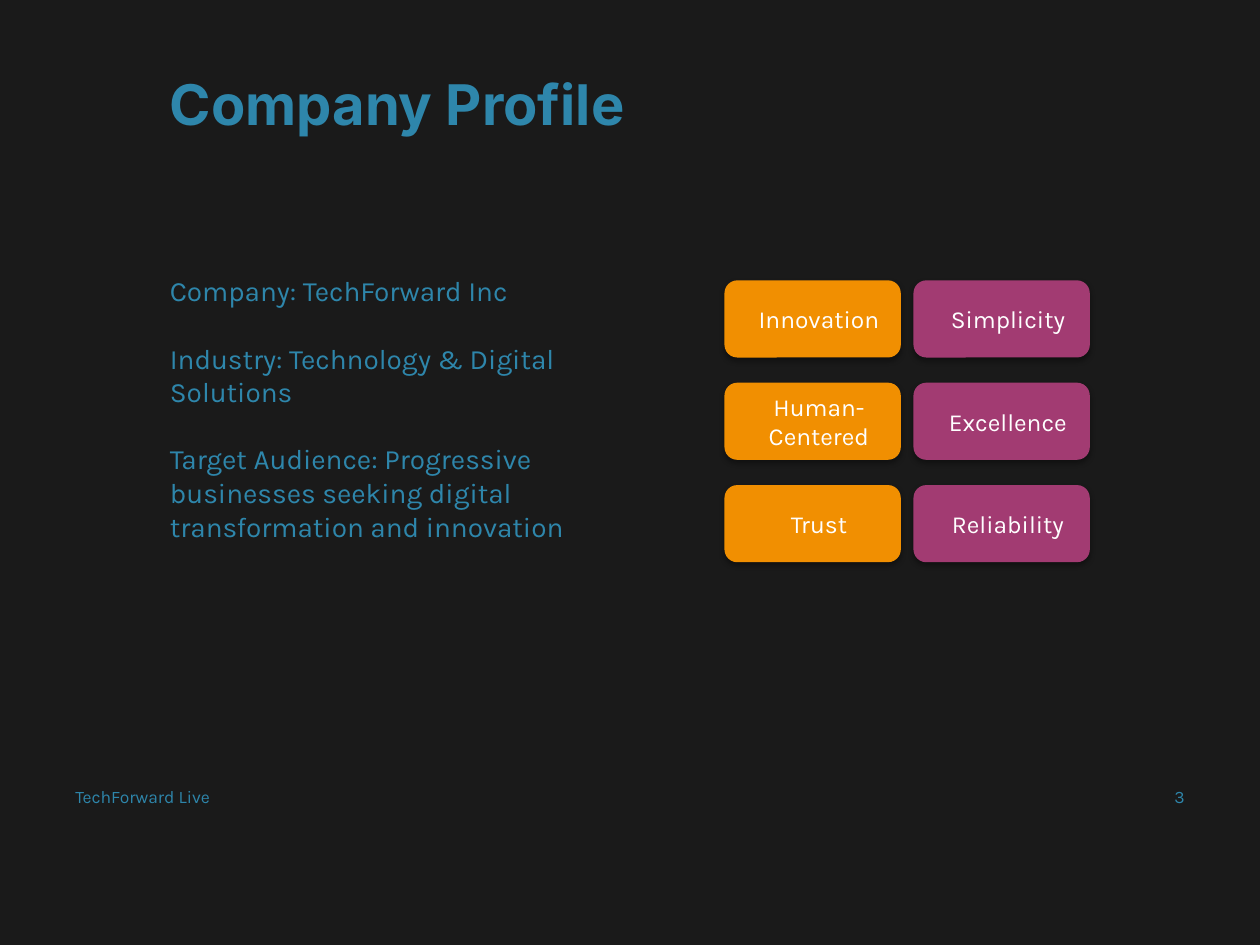
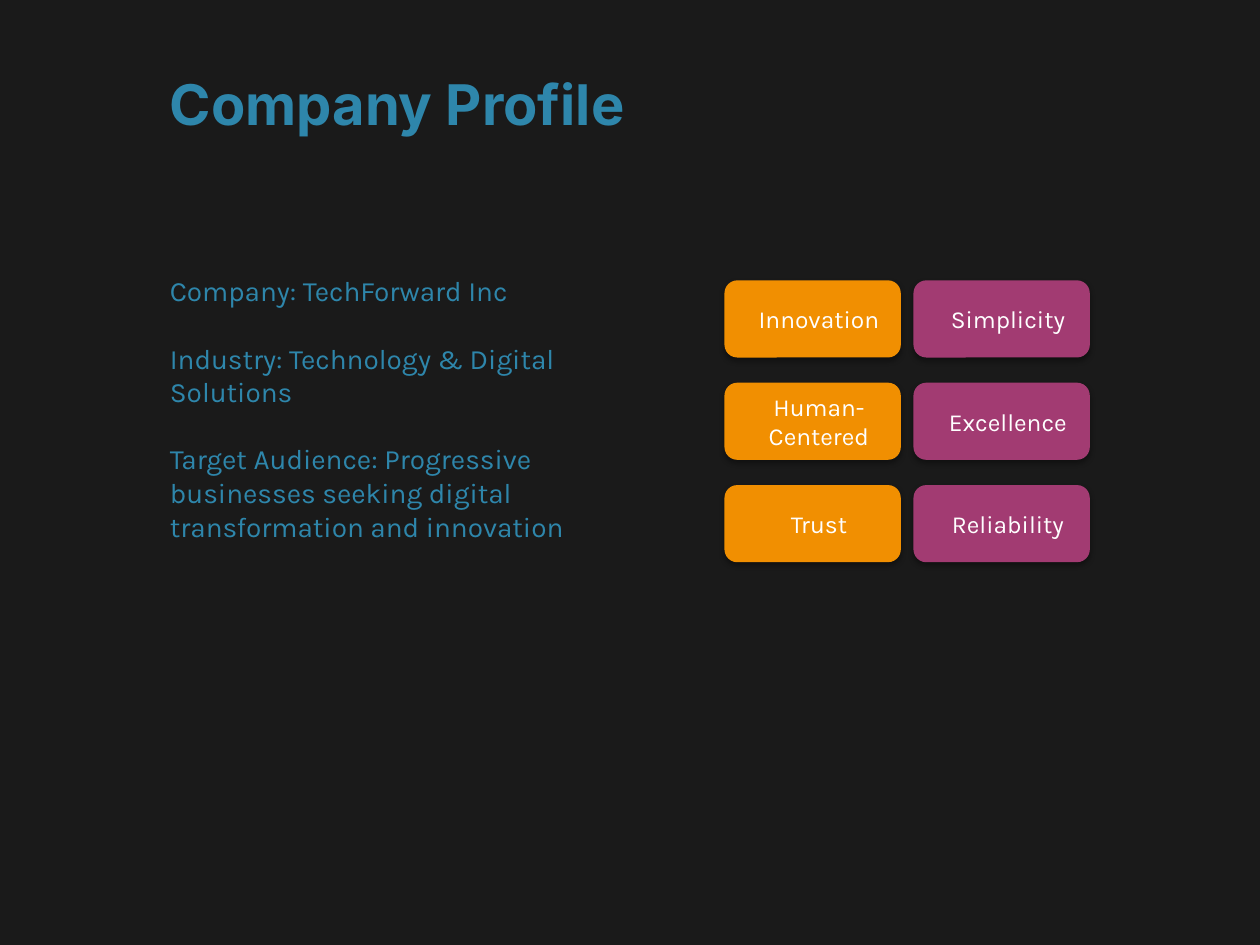
Before and after one commit to md-anas-sabah/brand_book_generator_crewai, a slide deck: slide 5 of output/techforward_live/techforward_live_enhanced_brand_book.pptx (slide 3 before the commit). Drawn at 1260x945 pixels with LibreOffice and Linux fonts; fonts in the diff are those of the drawing. Boxes give left, top, right and bottom in pixels: in the first picture for what was removed or moved away, otherwise in the second. Text is boxed around its words. In the diff, an @@ line names an element or a change of style, - is before the commit and + after.

```diff
--- a/output/techforward_live/techforward_live_enhanced_brand_book.pptx
+++ b/output/techforward_live/techforward_live_enhanced_brand_book.pptx
@@ text removed at [75,791,210,803] @@
-TechForward Live
@@ text removed at [1174,792,1184,803] @@
-3
```
Also in this commit, not shown: 13 other slides changed, 2 slides added, 1 other file.
